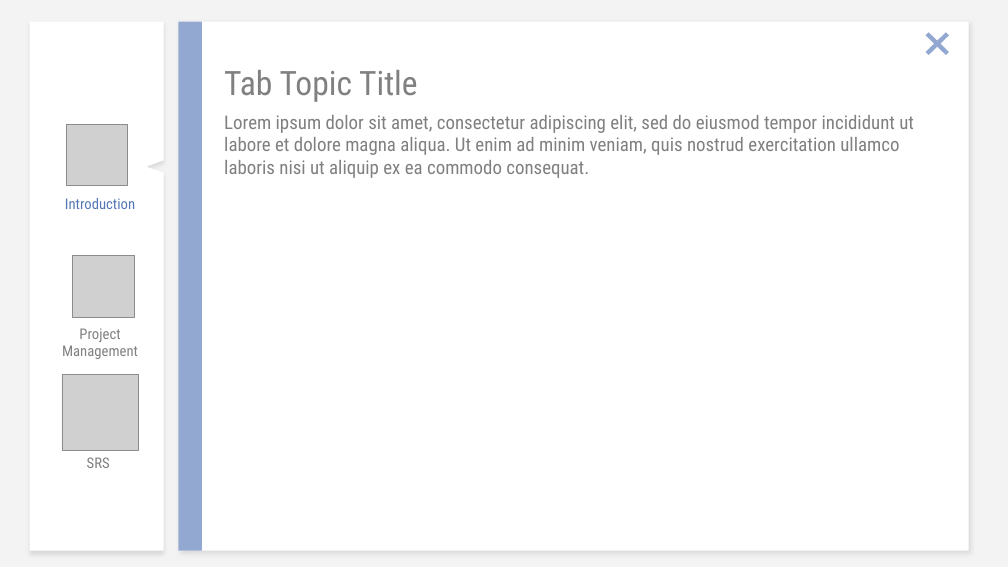
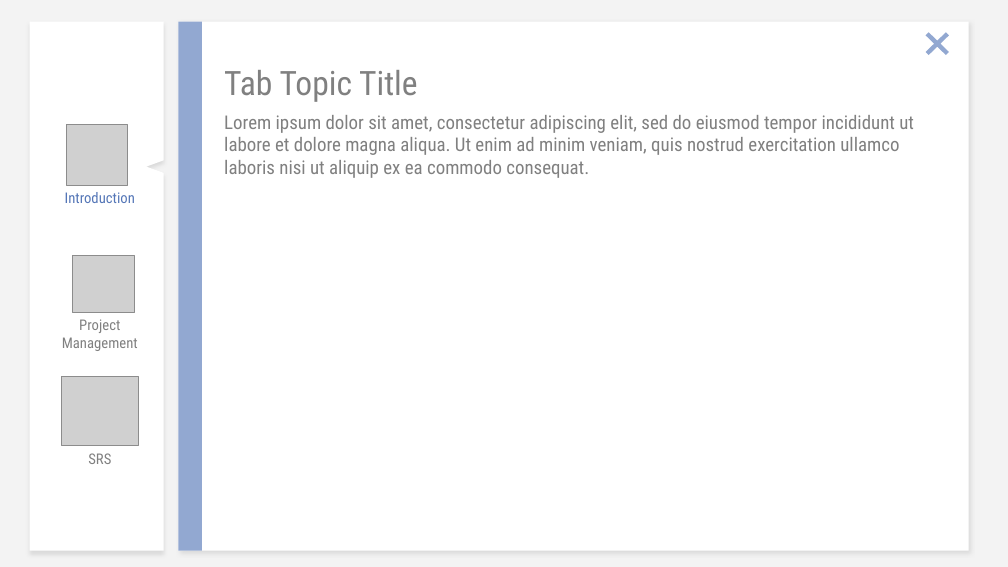
Before and after one commit to sangnvus/201609JS01, a slide deck: slide 4 of WIP/Users/NGHIADTSE03220/WingS_Slide_v1.0.pptx. Drawn at 1008x567 pixels with LibreOffice and Linux fonts; fonts in the diff are those of the drawing; grey boxes stand for pictures. Boxes give left, top, right and bottom in pixels: in the first picture for what was removed or moved away, otherwise in the second. Text is boxed around its words. In the diff, an @@ line names an element or a change of style, - is before the commit and + after.

```diff
--- a/WIP/Users/NGHIADTSE03220/WingS_Slide_v1.0.pptx
+++ b/WIP/Users/NGHIADTSE03220/WingS_Slide_v1.0.pptx
@@ text "Introduction": place and size @@
-text "Introduction" at [65,198,135,209]
+text "Introduction" at [65,192,135,203]
@@ picture: place and size @@
-picture at [73,255,135,317]
+picture at [73,255,135,312]
@@ text "Project Management": place and size @@
-text "Project Management" at [62,328,138,359]
+text "Project Management" at [62,319,138,351]
@@ picture: place and size @@
-picture at [62,374,138,451]
+picture at [62,376,138,445]
@@ text "SRS": place and size @@
-text "SRS" at [87,457,110,468]
+text "SRS" at [88,453,111,464]
```
Also in this commit, not shown: 2 other slides changed, 3 slides added.
